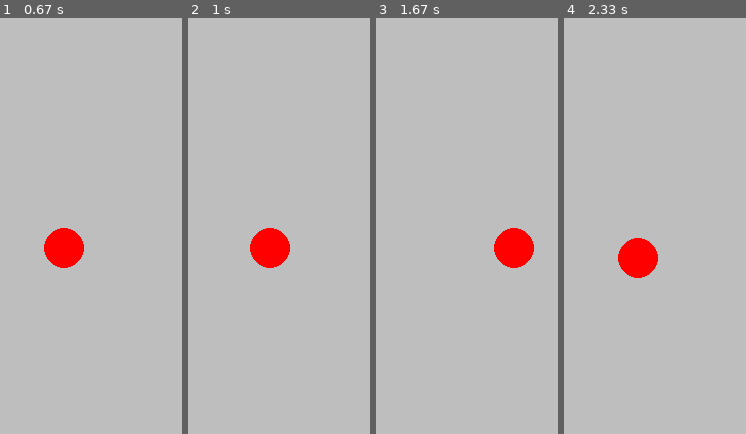
Above: before the commit, frames 1-4 (left to right).
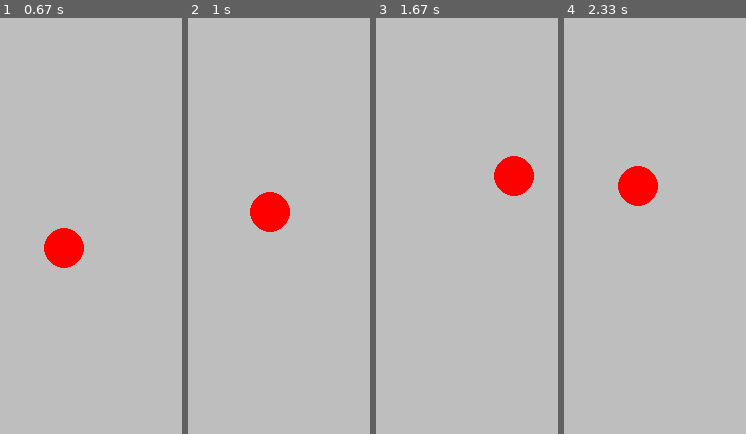
Above: after the commit, the same moments.

Repository: Romaric250/py-game
Game: pygame game, started from snake1.py
Same seed, same stepped clock (60 frames per second), same inputs: the game is played once before the commit and once after it.
Inputs:
- Up to frame 1 (0.67 s): hold D from 0.33 s (still down)
- Up to frame 2 (1 s): release D at 0.8 s; hold W from 0.83 s (still down)
- Up to frame 3 (1.67 s): release W at 1.13 s; hold D 1.17-1.63 s
- Up to frame 4 (2.33 s): hold A 1.67-2.2 s; hold S from 2.23 s (still down)

Frame 1 is identical in both runs. In frame 2, 3.1% of the frame differs, in the area x 34-57%, y 41-61%; in frame 3, 3.3%, in the area x 64-87%, y 33-61%; in frame 4, 3.3%.

Commit message:
stashing some good changes here

Diff:
--- a/snake1.py
+++ b/snake1.py
@@ -41,15 +41,7 @@
 
     keys = key.get_pressed()
 
-    if keys[K_w]:
-        IsEaterOutOfRange = SetBoundariesforEater(initialposition.x,initialposition.y)
 
-        print(initialposition.x,initialposition.y,IsEaterOutOfRange)
-
-        if IsEaterOutOfRange:
-            continue
-        else:
-            initialposition.y -=2
 
     if keys[K_s]:
 
@@ -57,6 +49,13 @@
        print(initialposition)
        if IsEaterOutOfRange:
            initialposition.y += 2
+
+    if keys[K_w]:
+
+       IsEaterOutOfRange = SetBoundariesforEater(initialposition.x,initialposition.y)
+       print(initialposition)
+       if IsEaterOutOfRange:
+           initialposition.y -= 2
 
     if keys[K_w]:
 
